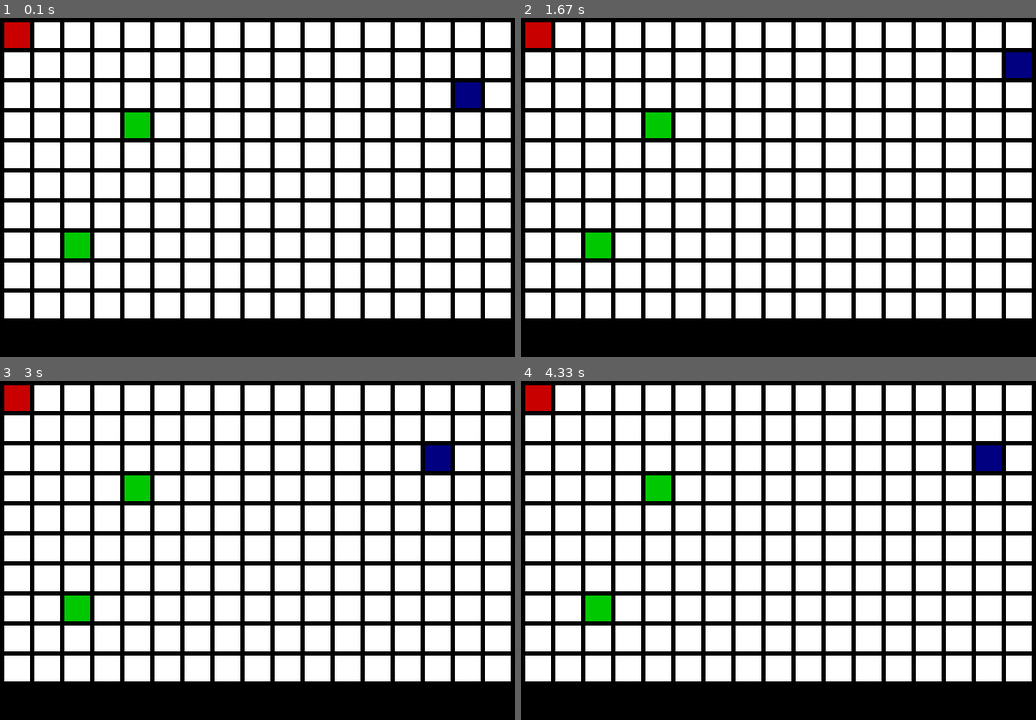
Above: before the commit, frames 1-4 (two rows, left to right).
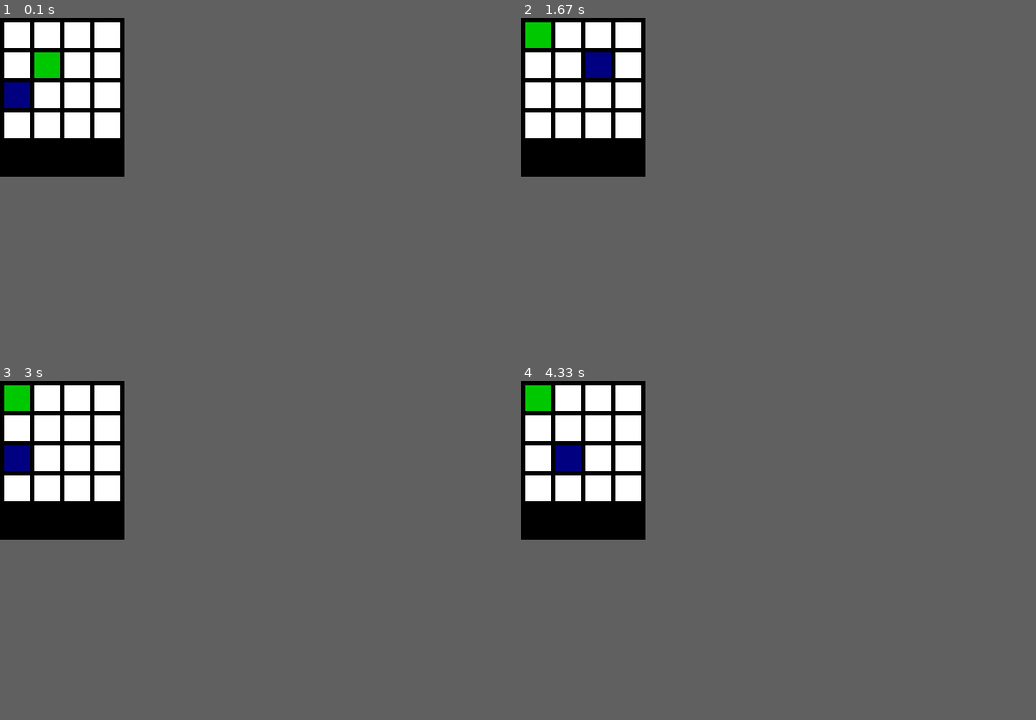
Above: after the commit, the same moments.

Repository: Willtl/rl-approaches-generic
Game: pygame game, started from gridseedpygame.py
Same seed, same stepped clock (60 frames per second), same inputs: the game is played once before the commit and once after it.
Inputs:
- Up to frame 1 (0.1 s): no input
- Up to frame 2 (1.67 s): hold D 0.33-0.8 s; hold W 0.83-1.13 s; hold D 1.17-1.63 s
- Up to frame 3 (3 s): hold A 1.67-2.2 s; hold S 2.23-2.53 s; hold A 2.57-2.97 s
- Up to frame 4 (4.33 s): hold W 3-3.37 s; hold D 3.4-4.03 s; hold S from 4.07 s (still down)
In our replay, the window is 600x395 before the commit and 145x185 after it. These sizes can differ from the game's own. Grey fills any space a smaller window leaves; there, only what the larger window draws over its background counts as a difference.

The runs differ from the first frame. In frame 1, 36% of the frame differs, in the area x 0-100%, y 0-100%; in frame 2, 36%; in frame 3, 36%; in frame 4, 36%.

Commit message:
Finish q-learning algorithm

Diff:
--- a/board.py
+++ b/board.py
@@ -7,6 +7,8 @@
     def __init__(self):
         #  2-dimensional array
         self.grid = []
+        self.seed_pos = []
+
         for row in range(gm.ROW_COUNT):
             self.grid.append([])
             for column in range(gm.COLUMN_COUNT):
@@ -32,3 +34,4 @@
                 col = random.randint(0, gm.ROW_COUNT - 1)
 
         self.grid[row][col] = 3
+        self.seed_pos = [row, col]
--- a/game.py
+++ b/game.py
@@ -3,13 +3,13 @@
 import random
 
 # Game configuration
-NUMB_SEEDS = 2
+NUMB_SEEDS = 1
 SEED_SPAWN_TIME = 100  # ms
-TWO_PLAYERS = True
+TWO_PLAYERS = False
 
 # How many rows and columns we will have
-ROW_COUNT = 10
-COLUMN_COUNT = 17
+ROW_COUNT = 4
+COLUMN_COUNT = 4
 
 # WIDTH and HEIGHT of each grid location
 WIDTH = 30
@@ -24,6 +24,12 @@
 # Do the math to figure out our screen dimensions
 SCREEN_WIDTH = (WIDTH + CELL_MARGIN) * COLUMN_COUNT + CELL_MARGIN
 SCREEN_HEIGHT = (HEIGHT + CELL_MARGIN) * ROW_COUNT + CELL_MARGIN + TOP_MARGIN
+
+
+class State:
+    def __init__(self, _seed_pos, _one_pos):
+        self.seed_pos = _seed_pos
+        self.one_pos = _one_pos
 
 
 class Game:
@@ -42,15 +48,17 @@
             self.board.spawn_seed(self.player_one, self.player_two)
 
     def step(self, action, player):
+        got_seed = None
         if player == 1:
             if action == 1 and self.player_one.row > 0:
-                self.move_player(self.player_one, -1, 0)
+                got_seed = self.move_player(self.player_one, -1, 0)
             if action == 2 and self.player_one.col < COLUMN_COUNT - 1:
-                self.move_player(self.player_one, 0, 1)
+                got_seed = self.move_player(self.player_one, 0, 1)
             if action == 3 and self.player_one.row < ROW_COUNT - 1:
-                self.move_player(self.player_one, 1, 0)
+                got_seed = self.move_player(self.player_one, 1, 0)
             if action == 4 and self.player_one.col > 0:
-                self.move_player(self.player_one, 0, -1)
+                got_seed = self.move_player(self.player_one, 0, -1)
+            # print(f"x: {self.player_one.row}, y: {self.player_one.col}")
 
         if player == 2:
             if action == 1 and self.player_two.row > 0:
@@ -61,6 +69,20 @@
                 self.move_player(self.player_two, 1, 0)
             if action == 4 and self.player_two.col > 0:
                 self.move_player(self.player_two, 0, -1)
+
+        # Array with two values with the seed position
+        seed_pos = self.board.seed_pos
+        # Player one position
+        one_pos = [self.player_one.row, self.player_one.col]
+        state = State(seed_pos, one_pos)
+
+        # Calculate reward
+        if got_seed:
+            reward = 0
+        else:
+            reward = -1
+
+        return state, reward
 
     def spawn_player(self, player):
         # Spawn player to a random position
@@ -104,11 +126,25 @@
         player.row += row
         player.col += col
 
+        got_seed = False
         # Check if new position increase score
         if self.board.grid[player.row][player.col] == 3:
             player.score += 1
+            got_seed = True
             self.board.spawn_seed(self.player_one, self.player_two)
-            print(f"Score Player 1: {self.player_one.score}, Player 2: {self.player_two.score}")
+            # if TWO_PLAYERS:
+            #     print(f"Score Player 1: {self.player_one.score}, Player 2: {self.player_two.score}")
+            # else:
+            #     print(f"Score Player 1: {self.player_one.score} at {player.row}, {player.col}")
 
         # Update grid with new position
         self.board.grid[player.row][player.col] = player.id
+        return got_seed
+
+    def reset(self):
+        # Array with two values with the seed position
+        seed_pos = self.board.seed_pos
+        # Player one position
+        one_pos = [self.player_one.row, self.player_one.col]
+        state = State(seed_pos, one_pos)
+        return state
--- a/gridseedpygame.py
+++ b/gridseedpygame.py
@@ -8,7 +8,7 @@
 # Pygame config
 pygame.init()
 size = width, height = gm.SCREEN_WIDTH, gm.SCREEN_HEIGHT
-screen = pygame.display.set_mode(size)
+screen = None
 
 # Game state and stuff
 game = gm.Game()
@@ -16,6 +16,10 @@
 
 
 def render():
+    global screen
+    if screen is None:
+        screen = pygame.display.set_mode(size)
+
     screen.fill(utils.Color.BLACK.value)
     # Draw the grid
     for row in range(gm.ROW_COUNT):
@@ -60,10 +64,9 @@
         player = 1
     game.step(action, player)
 
-    # Player two
-    action = 0
-    player = 0
     if gm.TWO_PLAYERS:
+        action = 0
+        player = 0
         if event.key == K_UP:
             action = 1
             player = 2
@@ -76,19 +79,26 @@
         elif event.key == K_LEFT:
             action = 4
             player = 2
-    game.step(action, player)
+        game.step(action, player)
+
 
 
 def main():
+    quit = False
     while True:
         for event in pygame.event.get():
-            if event.type == pygame.QUIT:
-                sys.exit()
+            if event.type == QUIT:
+                quit = True
+            elif event.type == KEYDOWN and event.key == K_ESCAPE:
+                quit = True
+
             if event.type == pygame.KEYDOWN:
                 control(event)
 
-        if RENDER:
-            render()
+        if quit:
+            return
+
+        render()
 
 
 if __name__ == "__main__":
--- a/main.py
+++ /dev/null
@@ -1,4 +0,0 @@
-import gridseedgame as env
-
-if __name__ == '__main__':
-    game = env.main()
